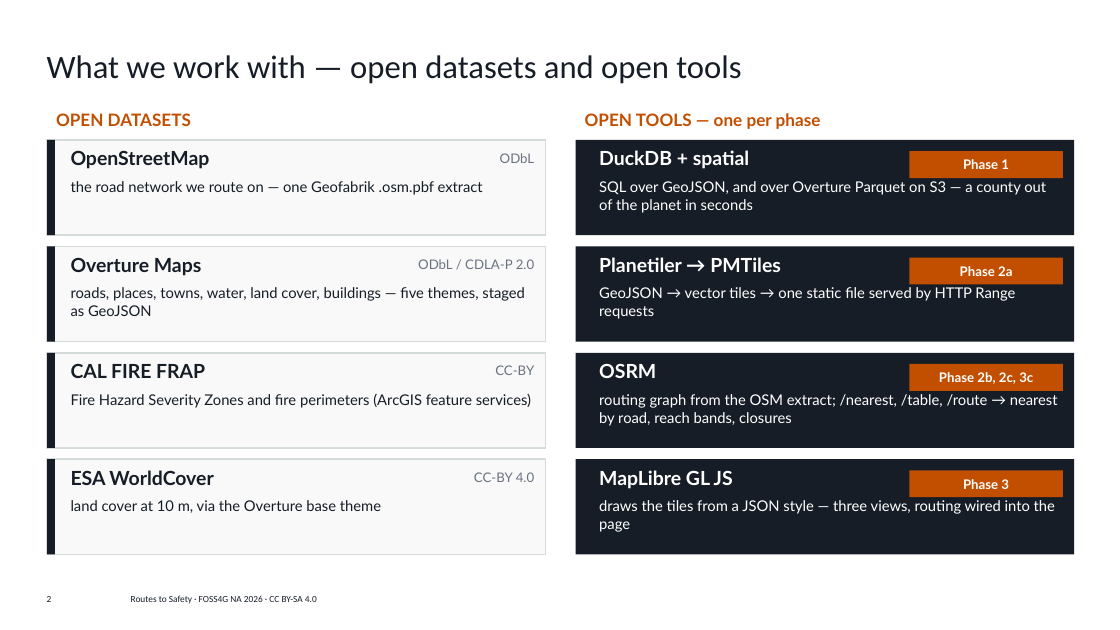
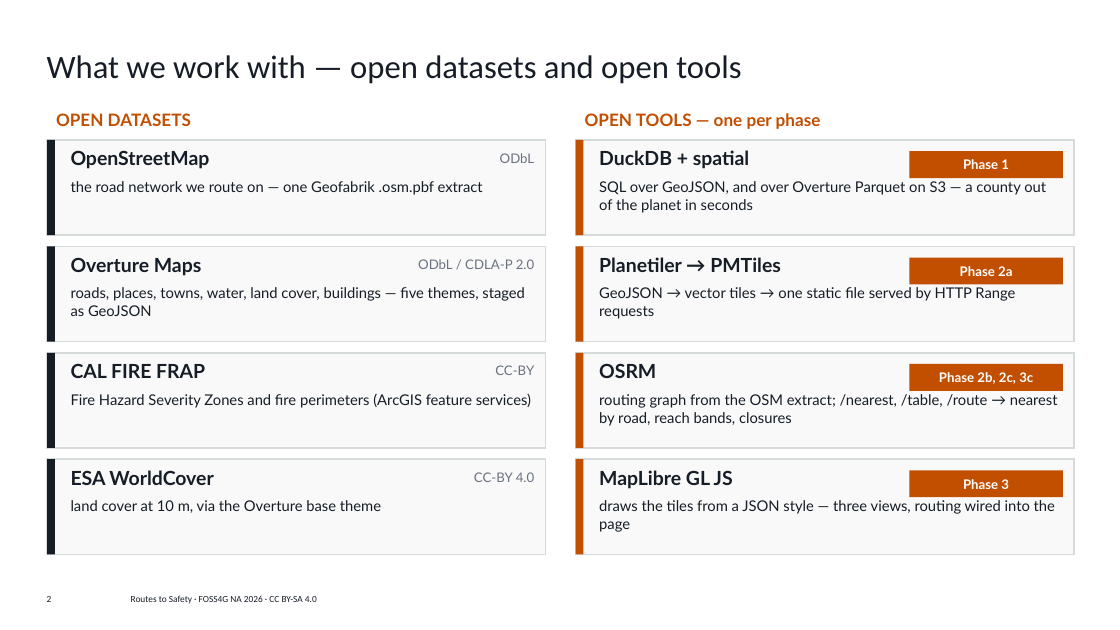
Before and after one commit to vishal4c/routes-to-safety-workshop, a slide deck: slide 2 of deck/Routes-to-Safety-FOSS4G-NA-2026.pptx. Drawn at 1120x630 pixels with LibreOffice and Linux fonts; fonts in the diff are those of the drawing; background and template pictures are left out. Boxes give left, top, right and bottom in pixels: in the first picture for what was removed or moved away, otherwise in the second. Text is boxed around its words. In the diff, an @@ line names an element or a change of style, - is before the commit and + after.

Commit message:
deck: 30 slides, lighter visuals
- 39 -> 30: section dividers, 'What we will have built', the stand-alone sequence slide and the
  Foresthill slide are folded into their neighbours
- slide 2: both card sets light
- Overture: five theme cards with glyphs, a bbox-pushdown picture, three facts
- Why tiles: redrawn quadtree with a viewport panel, three lines and the zoom table
- Why a routing graph: graph figure + Foresthill proof + three cards; 'Routing is three HTTP calls'
  carries the sequence diagram
- Phase 4 slide text: 20-40 s, Bellevue and Los Angeles worked examples

```diff
--- a/deck/Routes-to-Safety-FOSS4G-NA-2026.pptx
+++ b/deck/Routes-to-Safety-FOSS4G-NA-2026.pptx
@@ rectangle added at <box>576,140,584,235</box>, fill #C24E00 @@
@@ rectangle added at <box>576,246,584,342</box>, fill #C24E00 @@
@@ rectangle added at <box>576,353,584,448</box>, fill #C24E00 @@
@@ fill #161D26 to #F9F9F9; outline none to #D5DBDA 1 pt in 4 elements at <box>576,140,1074,235</box>, <box>576,246,1074,342</box>, <box>576,353,1074,448</box>, <box>576,459,1074,554</box> @@
@@ rectangle added at <box>576,459,584,554</box>, fill #C24E00 @@
@@ text colour #FFFFFF to #161D26 in 8 elements at <box>599,150,749,169</box>, <box>599,181,1046,213</box>, <box>599,257,781,272</box>, <box>599,287,1015,319</box>, <box>599,363,656,378</box>, <box>599,394,1058,426</box>, <box>599,470,733,489</box>, <box>599,500,1055,532</box> @@
```
Also in this commit, not shown: 4 other slides changed, 2 slides added, 11 slides removed, 1 other file.
